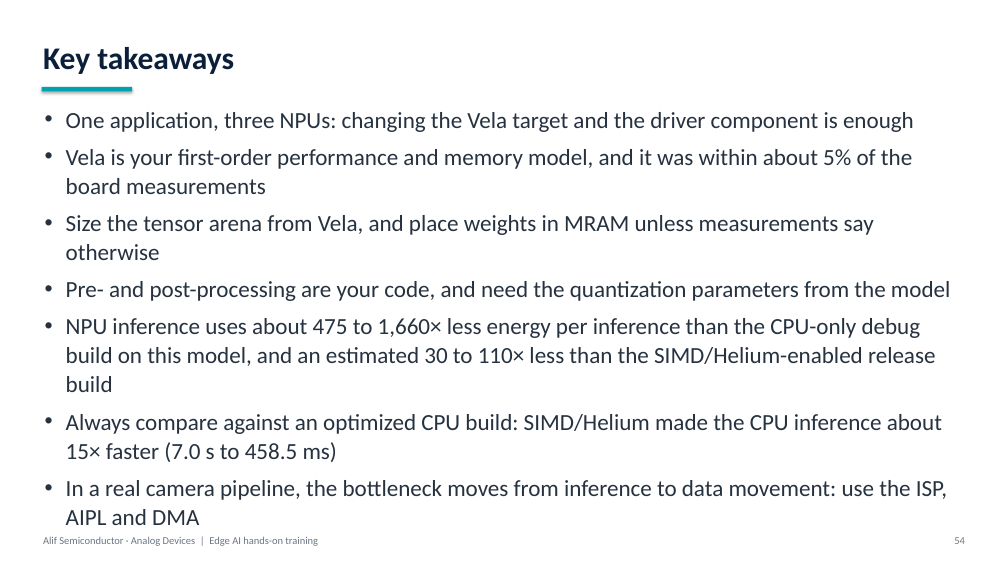
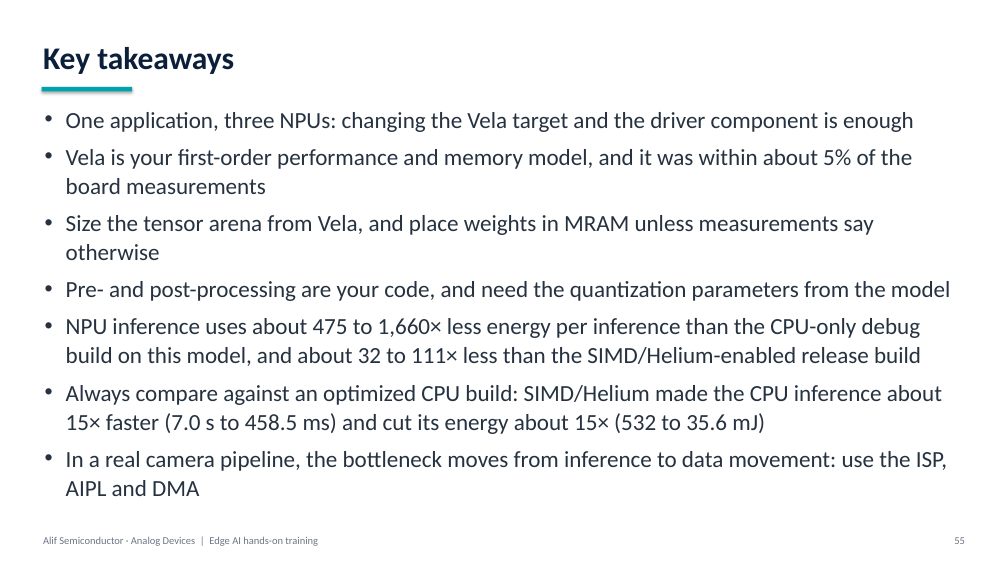
Before and after one commit to alifsemi/alif_ml-training, a slide deck: slide 55 of training/alif_ml_training.pptx (slide 54 before the commit). Drawn at 1008x567 pixels with LibreOffice and Linux fonts; fonts in the diff are those of the drawing. Boxes give left, top, right and bottom in pixels: in the first picture for what was removed or moved away, otherwise in the second. Text is boxed around its words. In the diff, an @@ line names an element or a change of style, - is before the commit and + after.

```diff
--- a/training/alif_ml_training.pptx
+++ b/training/alif_ml_training.pptx
@@ text at (x1=66, y1=318, x2=942, y2=434): text changed @@
-• NPU inference uses about 475 to 1,660× less energy per inference than the CPU-only debug build on this model, and an estimated 30 to 110× less than the SIMD/Helium-enabled release build
-• Always compare against an optimized CPU build: SIMD/Helium made the CPU inference about 15× faster (7.0 s to 458.5 ms)
+• NPU inference uses about 475 to 1,660× less energy per inference than the CPU-only debug build on this model, and about 32 to 111× less than the SIMD/Helium-enabled release build
+• Always compare against an optimized CPU build: SIMD/Helium made the CPU inference about 15× faster (7.0 s to 458.5 ms) and cut its energy about 15× (532 to 35.6 mJ)
@@ text at (x1=954, y1=537, x2=965, y2=544): text changed @@
-54
+55
```
Also in this commit, not shown: 21 other slides changed, 1 slide added, 3 other files.
